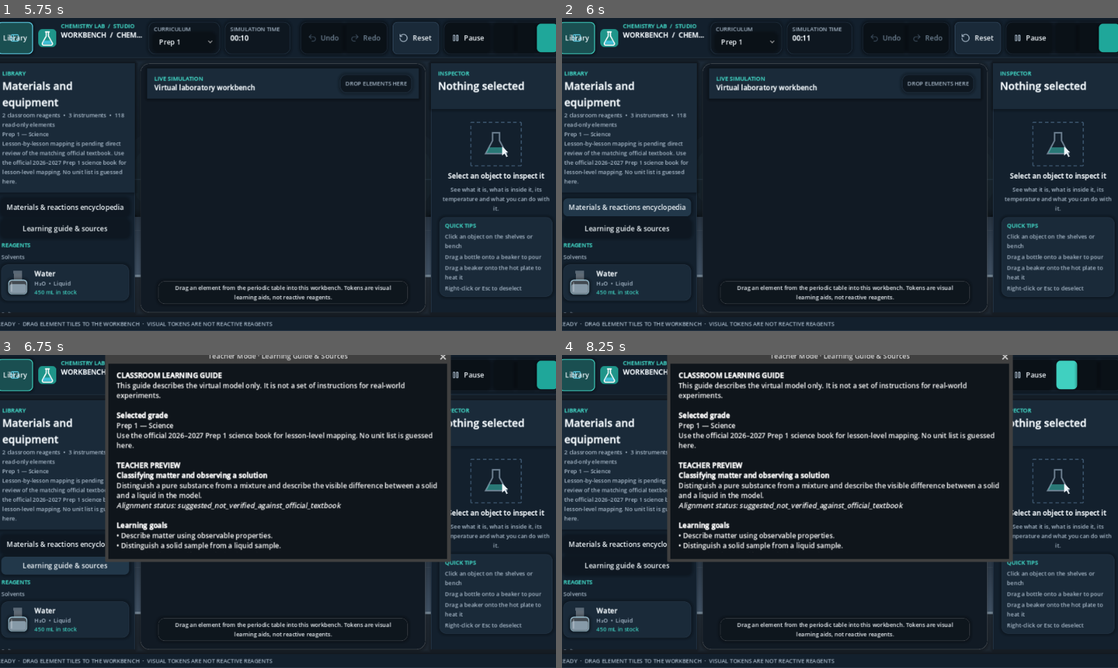
Above: before the commit, frames 1-4 (two rows, left to right).
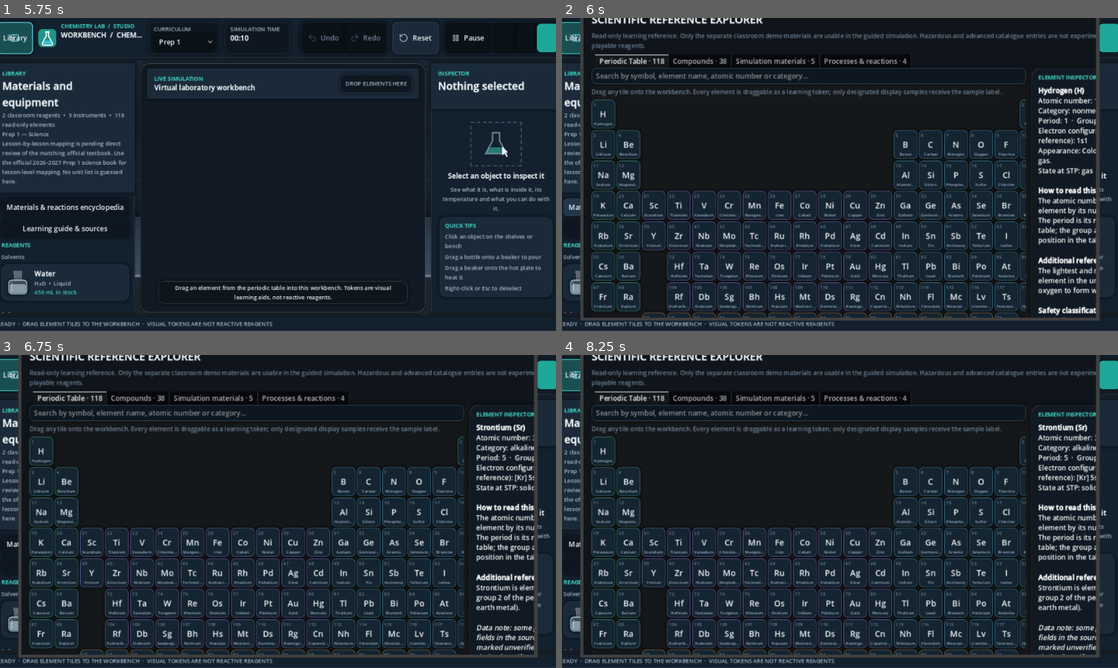
Above: after the commit, the same moments.

Repository: KareemMohammadeen/chemistry-lab-2d
Game: Godot game, scene res://scenes/main.tscn
Two runs of this game, one before a commit and one after it. Both use one fixed random seed, a clock stepped at 60 frames per second and the inputs below.
Inputs (mouse positions are in pixels of both pictures, inside the frame that each line leads up to):
- Up to frame 1 (5.75 s): click "Start Classroom Demo" at 0.5 s; click "Library" at 1.25 s; click "Prep 1" at 2 s; click (505, 36) at 2.77 s; click (528, 36) at 3.52 s; click (544, 36) at 4.27 s; click "Library" at 5 s
- Up to frame 2 (6 s): click "Materials & reactions encyclo…" at 5.75 s
- Up to frame 3 (6.75 s): click "Learning guide & sources" at 6.5 s
- Up to frame 4 (8.25 s): click "Prep 1" at 7.25 s; click (1067, 373) at 8.02 s

Frame 1 is identical in both runs. In frame 2, 34% of the frame differs, in the area x 3-97%, y 0-97%; in frame 3, 35%, in the area x 0-97%, y 0-97%; in frame 4, 35%.
Error before the commit: Parse Error: Identifier "_on_periodic_element_selected" not declared in the current scope. (res://scripts/ui/reference_explorer.gd:167)

Commit message:
Wire periodic element details and pin action

Diff:
--- a/scripts/ui/reference_explorer.gd
+++ b/scripts/ui/reference_explorer.gd
@@ -9,6 +9,9 @@
 var _current_formatter: Callable
 var _current_pin_button: Button
 var _current_detail: RichTextLabel
+var _periodic_selected: ElementDefinition
+var _periodic_detail: RichTextLabel
+var _periodic_pin_button: Button
 
 
 func bind(database: ContentDatabase) -> void:
@@ -164,7 +167,7 @@
 				card.custom_minimum_size = Vector2(54.0, 64.0)
 				grid.add_child(card)
 				card.setup(element)
-				card.activated.connect(_on_periodic_element_selected.bind(element))
+				card.activated.connect(_on_periodic_element_selected)
 				element_cards.append(card)
 				if first_element == null or element.atomic_number < first_element.atomic_number:
 					first_element = element
@@ -203,13 +206,9 @@
 	pin_button.disabled = true
 	detail_column.add_child(pin_button)
 
-	var selected_element: ElementDefinition = null
-	pin_button.pressed.connect(func() -> void:
-		if selected_element == null:
-			return
-		var reference := _reference_from_current_entry("element", selected_element, _format_element)
-		EventBus.reference_pin_requested.emit(reference)
-	)
+	_periodic_detail = detail
+	_periodic_pin_button = pin_button
+	pin_button.pressed.connect(_pin_periodic_element)
 
 	search.text_changed.connect(func(query: String) -> void:
 		for card in element_cards:
@@ -217,11 +216,26 @@
 	)
 
 	if first_element != null:
-		selected_element = first_element
-		detail.text = _format_element(first_element)
-		pin_button.disabled = false
+		_on_periodic_element_selected(first_element)
 	else:
 		detail.text = "No element data is available."
+
+
+func _on_periodic_element_selected(element: ElementDefinition) -> void:
+	if element == null:
+		return
+	_periodic_selected = element
+	if _periodic_detail != null:
+		_periodic_detail.text = _format_element(element)
+	if _periodic_pin_button != null:
+		_periodic_pin_button.disabled = false
+
+
+func _pin_periodic_element() -> void:
+	if _periodic_selected == null:
+		return
+	var reference := _reference_from_current_entry("element", _periodic_selected, _format_element)
+	EventBus.reference_pin_requested.emit(reference)
 
 
 func _add_tab(tabs: TabContainer, tab_title: String, kind: String, labels: Array[String], entries: Array, formatter: Callable) -> void:
